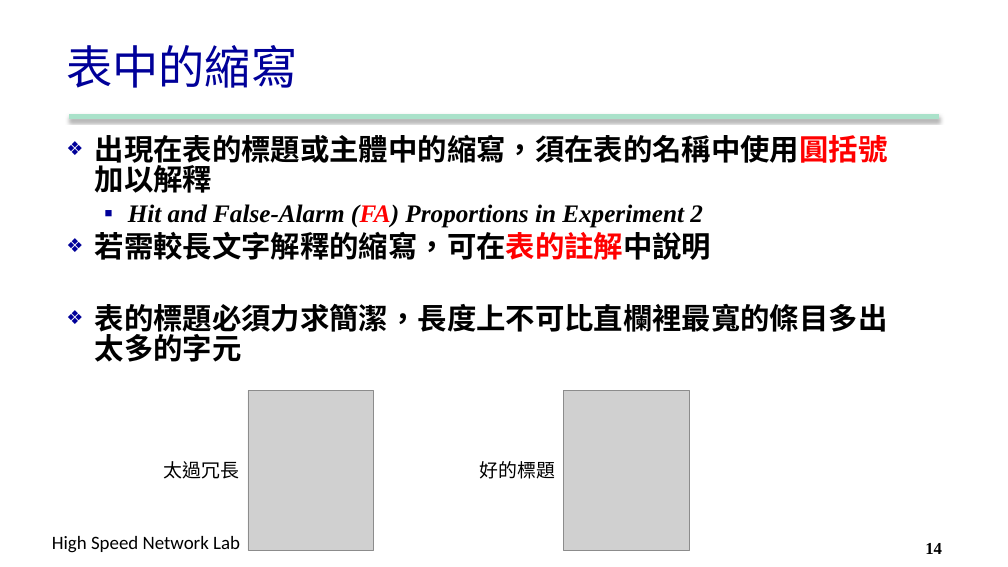
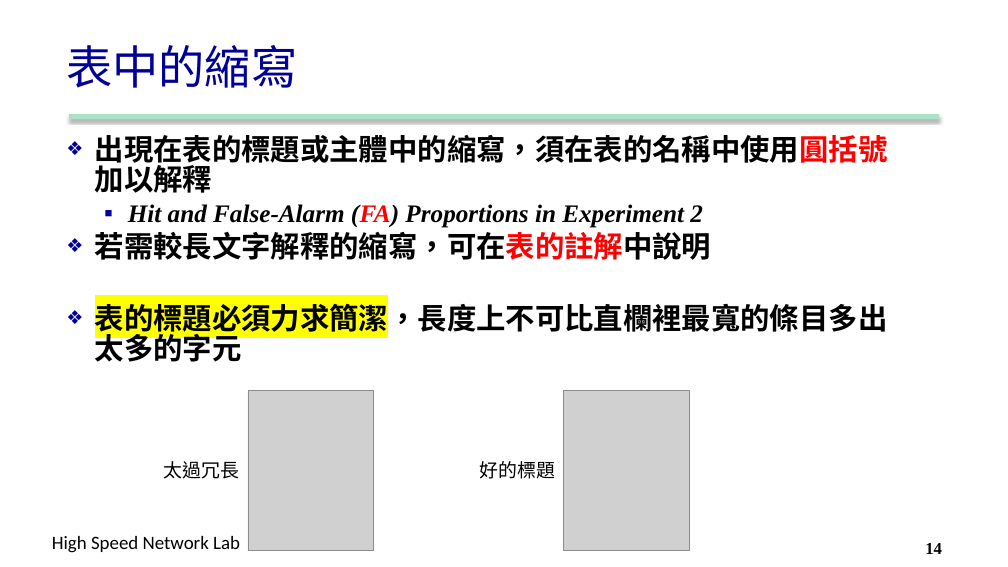
Before and after one commit to carina419/NTUST, a slide deck: slide 14 of MI5014701 科技研究與論文寫作 Technology Research and Thesis Writing/4. Figure-table.pptx. Drawn at 1008x567 pixels with LibreOffice and Linux fonts; fonts in the diff are those of the drawing; grey boxes stand for pictures; background and template pictures are left out. Boxes give left, top, right and bottom in pixels: in the first picture for what was removed or moved away, otherwise in the second. Text is boxed around its words. In the diff, an @@ line names an element or a change of style, - is before the commit and + after.

```diff
--- a/MI5014701 科技研究與論文寫作 Technology Research and Thesis Writing/4. Figure-table.pptx
+++ b/MI5014701 科技研究與論文寫作 Technology Research and Thesis Writing/4. Figure-table.pptx
@@ text at [95, 299, 888, 367]: highlight none to #FFFF00 in "表的標題必須力求簡潔，長度上不可比直欄裡最寬的條目多出太多的字元" @@
```
Also in this commit, not shown: 7 other slides changed, 11 other files.
